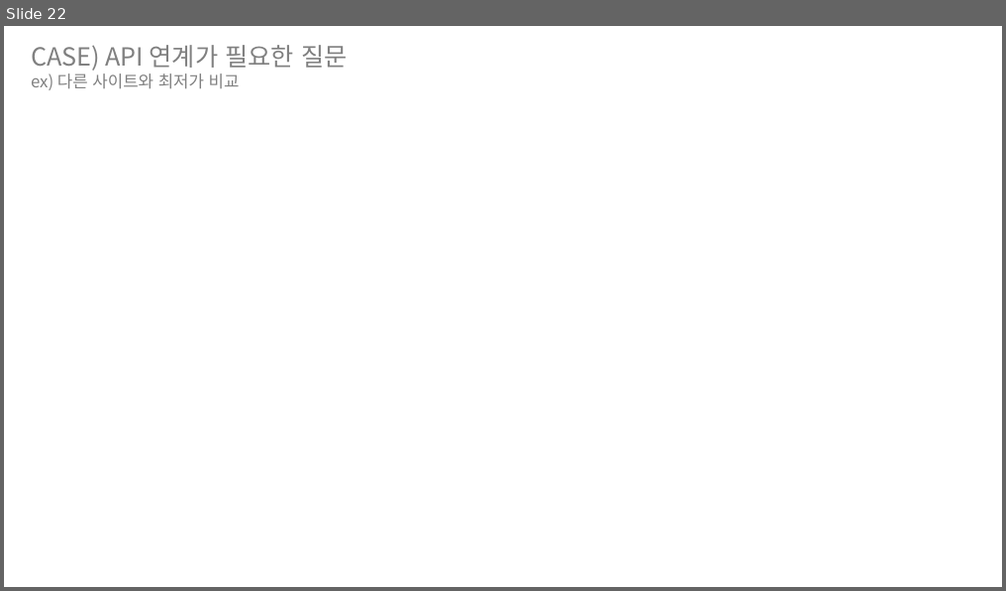
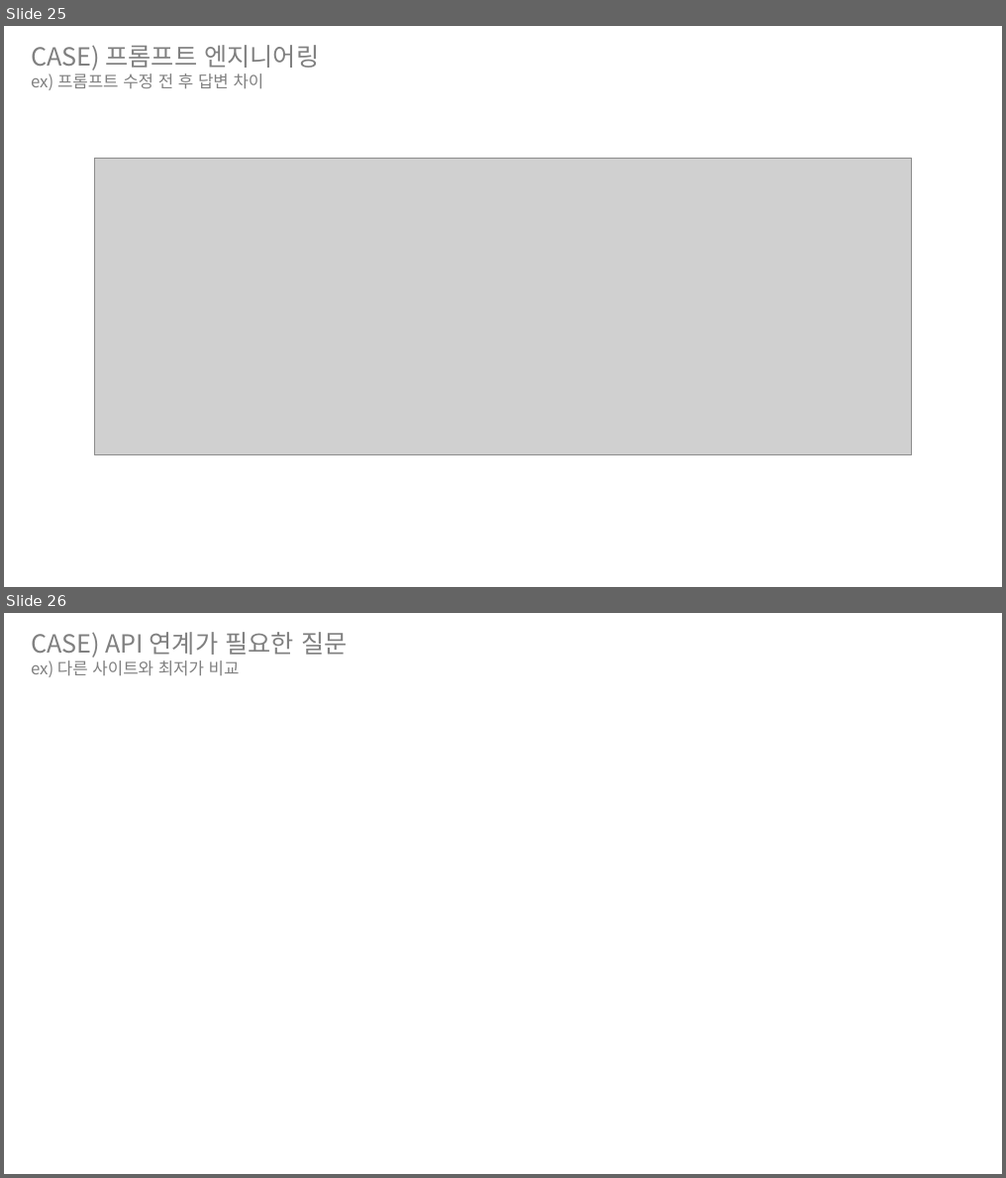
Before and after one commit to yhoo0094/miniPX, a slide deck: 산출물/화면정의서/MiniPX_화면정의서_V0.4.pptx. Shown one above the other, each under a label of ours: slide 22 before the commit, slides 25 and 26 after it. The pictures are 1006x591 and 1006x1178 pixels, drawn with LibreOffice and Linux fonts; fonts in the diff are those of the drawing; grey boxes stand for pictures. Boxes give left, top, right and bottom in pixels: in the first picture for what was removed or moved away, otherwise in the second. Text is boxed around its words. In the diff, an @@ line names an element or a change of style, - is before the commit and + after.

```diff
--- a/산출물/화면정의서/MiniPX_화면정의서_V0.4.pptx
+++ b/산출물/화면정의서/MiniPX_화면정의서_V0.4.pptx
@@ slide 25 added at box(4, 26, 1002, 587), background #FFFFFF @@
@@ text added at box(31, 45, 319, 90), 16 pt, text #808080 @@
+CASE) 프롬프트 엔지니어링
+ex) 프롬프트 수정 전 후 답변 차이
@@ picture added at box(94, 158, 912, 456) @@
@@ what was slide 22 is now slide 26 @@
```
Also in this commit, not shown: 3 slides changed, 4 other slides added, 13 other files.
